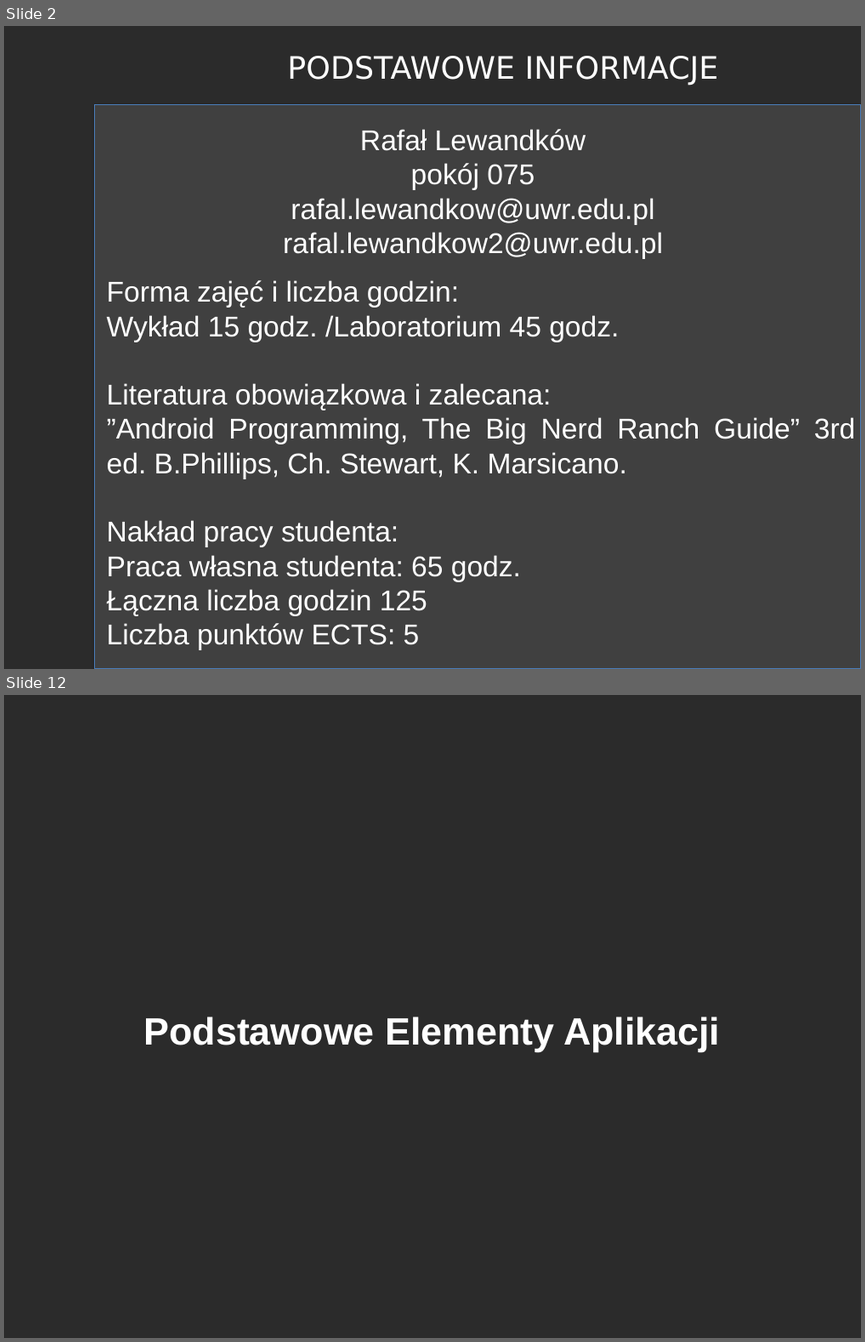
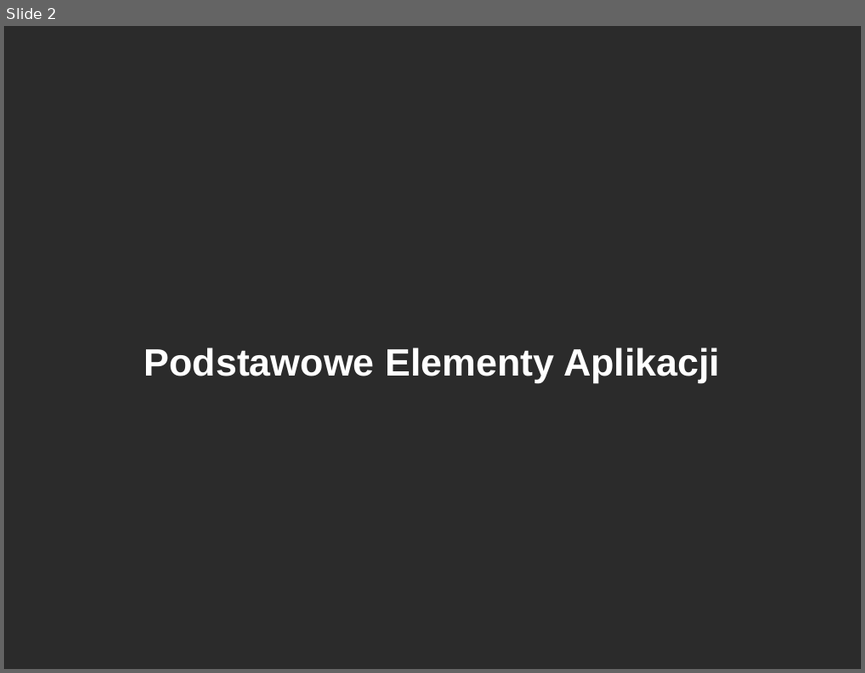
Before and after one commit to RafLew84/PUM, a slide deck: 2023-2024/Wyk/Wyklad1.pptx. Shown one above the other, each under a label of ours: slides 2 and 12 before the commit, slide 2 after it; the slides between them are not shown. The pictures are 865x1342 and 865x673 pixels, drawn with LibreOffice and Linux fonts; fonts in the diff are those of the drawing; background and template pictures are left out; a plain dark background stands for a picture behind light text. Boxes give left, top, right and bottom in pixels: in the first picture for what was removed or moved away, otherwise in the second. Text is boxed around its words. In the diff, an @@ line names an element or a change of style, - is before the commit and + after.

```diff
--- a/2023-2024/Wyk/Wyklad1.pptx
+++ b/2023-2024/Wyk/Wyklad1.pptx
@@ slide 2 removed at <box>4,26,861,669</box>, background picture (left out) @@
@@ text removed at <box>287,56,719,85</box> @@
-PODSTAWOWE INFORMACJE
@@ rectangle removed at <box>95,105,861,669</box> @@
@@ text removed at <box>283,129,663,259</box> @@
-Rafał Lewandków
-pokój 075
-rafal.lewandkow@uwr.edu.pl
-rafal.lewandkow2@uwr.edu.pl
@@ text removed at <box>107,280,856,650</box> @@
-Forma zajęć i liczba godzin:
-Wykład 15 godz. /Laboratorium 45 godz.
-Literatura obowiązkowa i zalecana:
-”Android Programming, The Big Nerd Ranch Guide” 3rd ed. B.Phillips, Ch. Stewart, K. Marsicano.
-Nakład pracy studenta:
-Praca własna studenta: 65 godz.
-Łączna liczba godzin 125
-Liczba punktów ECTS: 5
@@ what was slide 12 is now slide 2 @@
```
Also in this commit, not shown: 1 slide changed, 9 other slides removed, 4 other files.
